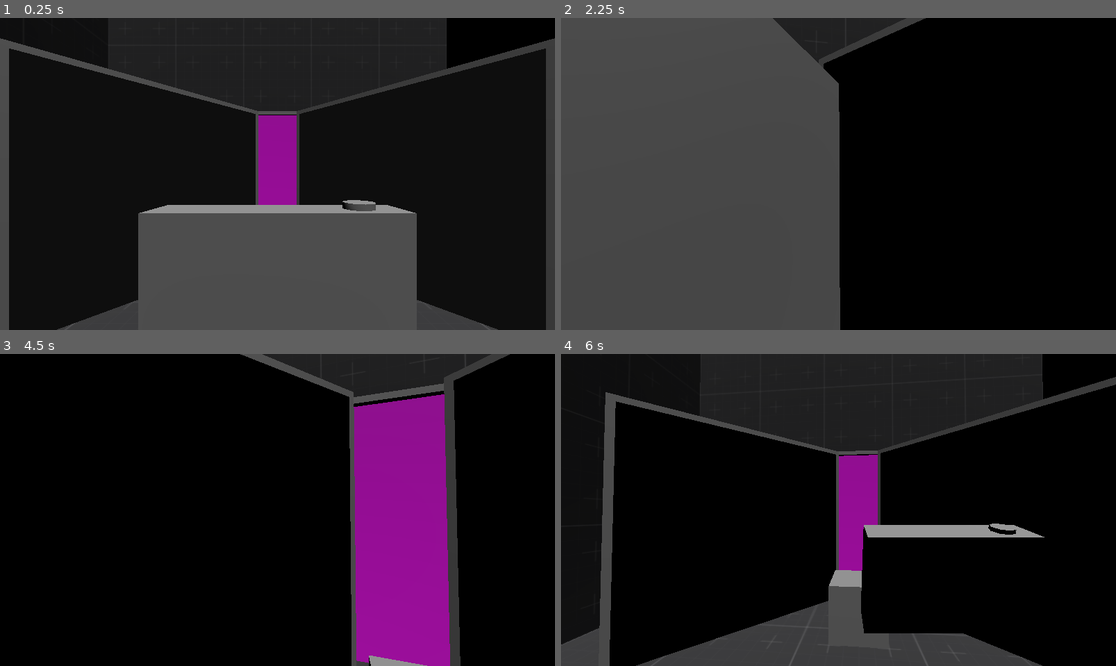
Above: before the commit, frames 1-4 (two rows, left to right).
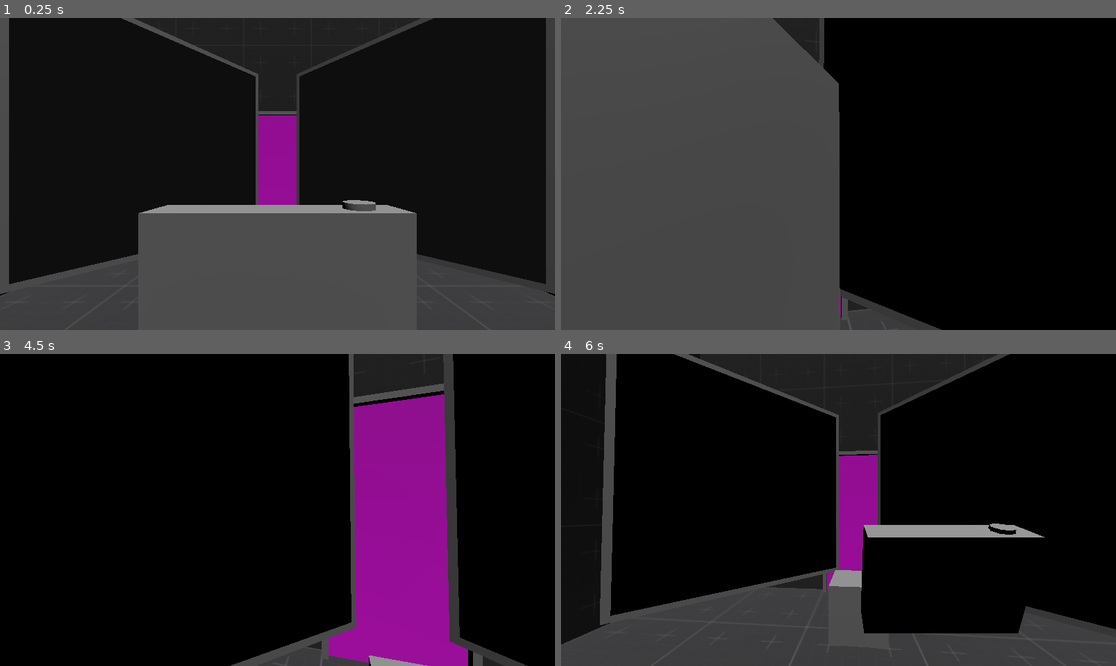
Above: after the commit, the same moments.

Repository: Wowe-Peanut/GetReal
Game: Godot game, scene res://test.tscn
The game is run twice, just before and just after one commit, with the same random seed, the same clock (stepped at 60 frames per second) and the same inputs.
Inputs (mouse positions are in pixels of both pictures, inside the frame that each line leads up to):
- Up to frame 1 (0.25 s): no input
- Up to frame 2 (2.25 s): tap Enter at 0.5 s; move the mouse to (866, 174) at 0.52 s; hold Right mouse button (aim) 0.53-1.28 s; hold W (move_forward) from 0.53 s (still down); click (866, 174) at 0.67 s; tap Space (jump) at 0.77, 1.52 s; move the mouse to (810, 174) at 1.27 s; click (810, 174) at 1.35 s; tap R (reset) at 2 s; move the mouse to (849, 167) at 2.02 s; tap Backspace at 2.1 s
- Up to frame 3 (4.5 s): keep holding W (move_forward); tap R (reset) at 2.75, 4.25 s; move the mouse to (271, 516) at 2.77 s; tap Delete at 2.85 s; click (271, 516) at 2.92 s; tap Space (jump) at 3.02, 3.77 s; move the mouse to (316, 513) at 3.52 s; tap F at 3.6 s; move the mouse to (233, 506) at 4.27 s; tap Enter at 4.35 s
- Up to frame 4 (6 s): tap Space (jump) at 4.52 s; move the mouse to (844, 510) at 5.02 s; tap Z at 5.1 s; click (844, 510) at 5.17 s; tap R (reset) at 5.75 s; move the mouse to (816, 503) at 5.77 s; release W (move_forward) at 5.78 s; hold E (right_hand_interact) from 5.78 s (still down); right-click (816, 503) at 5.85 s

The runs differ from the first frame. In frame 1, 11% of the frame differs, in the area x 0-100%, y 0-100%; in frame 2, 2.6%; in frame 3, 4.3%; in frame 4, 19%, in the area x 6-100%, y 0-100%.

Commit message:
box disabling

Diff:
--- a/box.gd
+++ b/box.gd
@@ -3,6 +3,7 @@
 @onready var mesh: MeshInstance3D = $Mesh
 @onready var coyote_timer: Timer = $CoyoteTimer
 
+@export var disabled: bool = false
 
 signal destroyed
 
@@ -11,6 +12,18 @@
 	coyote_timer.timeout.connect(destroy_self)
 
 
+func start_coyote_timer() -> void:
+	if not disabled and coyote_timer.is_stopped():
+		coyote_timer.start()
+		print("starting coyote_timer")
+
+
+func stop_coyote_timer():
+	if not coyote_timer.is_stopped():
+		coyote_timer.stop()
+		print("stopping coyote_timer")
+
+
 func destroy_self() -> void:
 	print("Deleting...")
 	emit_signal("destroyed")
--- a/camera.gd
+++ b/camera.gd
@@ -31,6 +31,8 @@
 	proxy.global_transform = original_box.global_transform
 	get_parent().add_child(proxy)
 	proxies.append(proxy)
+
+	original_box.disabled = true
 	boxes_handled.append(original_box)
 
 
@@ -38,6 +40,9 @@
 	for proxy in proxies:
 		get_parent().remove_child(proxy)
 	proxies.clear()
+
+	for box in boxes_handled:
+		box.disabled = false
 	boxes_handled.clear()
 
 
--- a/player_observer.gd
+++ b/player_observer.gd
@@ -22,14 +22,13 @@
 	# iterate in all the boxes the player can see (even through other observers)
 	for box in observed:
 		# stop coyote time if started
-		if !box.coyote_timer.is_stopped():
-			box.coyote_timer.stop()
+		box.stop_coyote_timer()
 		# remove box from list of all boxes in scene
 		boxes.erase(box)
 
 	# any remaining boxes must not be able to be seen. start coyote time for them
 	for box in boxes:
-		if box.coyote_timer.is_stopped(): box.coyote_timer.start()
+		box.start_coyote_timer()
 		pass
 
 func is_obscured(state: PhysicsDirectSpaceState3D, box: RigidBody3D) -> bool:
--- a/test.tscn
+++ b/test.tscn
@@ -11,11 +11,11 @@
 [node name="LevelBase" parent="." instance=ExtResource("1_7328t")]
 
 [node name="Mirror" parent="LevelBase/Mirrors" index="0" instance=ExtResource("2_cv85l")]
-transform = Transform3D(0.707107, 2.51215e-15, 0.707107, 0, 1, -3.55271e-15, -0.707107, 2.51215e-15, 0.707107, -1, -1.6, -2)
+transform = Transform3D(0.707107, 2.51215e-15, 0.707107, 0, 1, -3.55271e-15, -0.707107, 2.51215e-15, 0.707107, -1, -1.1, -2)
 size = Vector2(2, 2)
 
 [node name="Mirror2" parent="LevelBase/Mirrors" index="1" instance=ExtResource("2_cv85l")]
-transform = Transform3D(0.707107, -2.51215e-15, -0.707107, 0, 1, -3.55271e-15, 0.707107, 2.51215e-15, 0.707107, 1, -1.6, -2)
+transform = Transform3D(0.707107, -2.51215e-15, -0.707107, 0, 1, -3.55271e-15, 0.707107, 2.51215e-15, 0.707107, 1, -1.1, -2)
 size = Vector2(2, 2)
 
 [node name="Camera" parent="LevelBase/Camera" index="0" instance=ExtResource("3_jw8fy")]
Not shown: 1 places in mirror_reflection.tscn that only renumber resources
Not shown, changed: kanban_tasks_data.kanban
